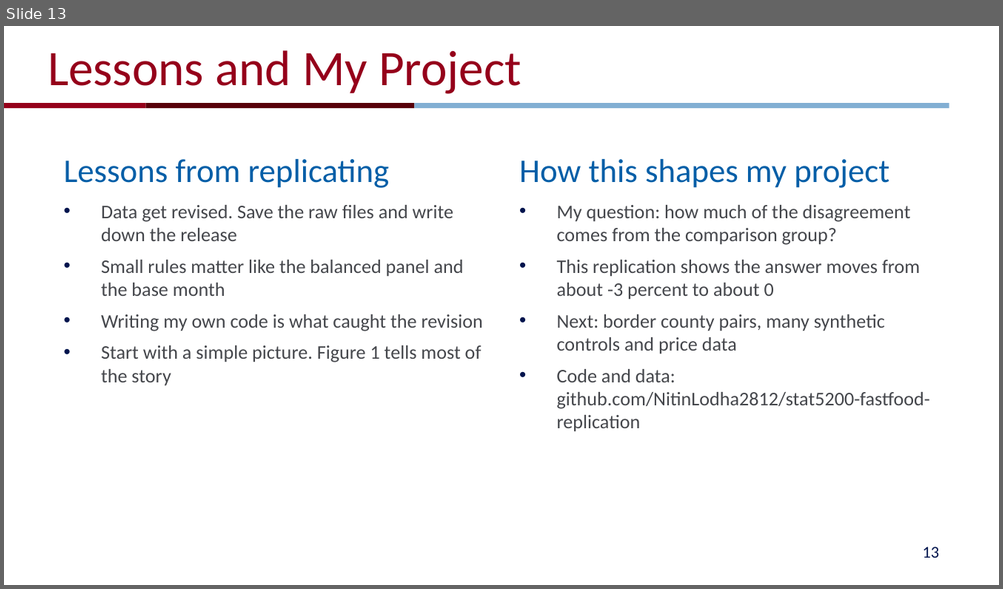
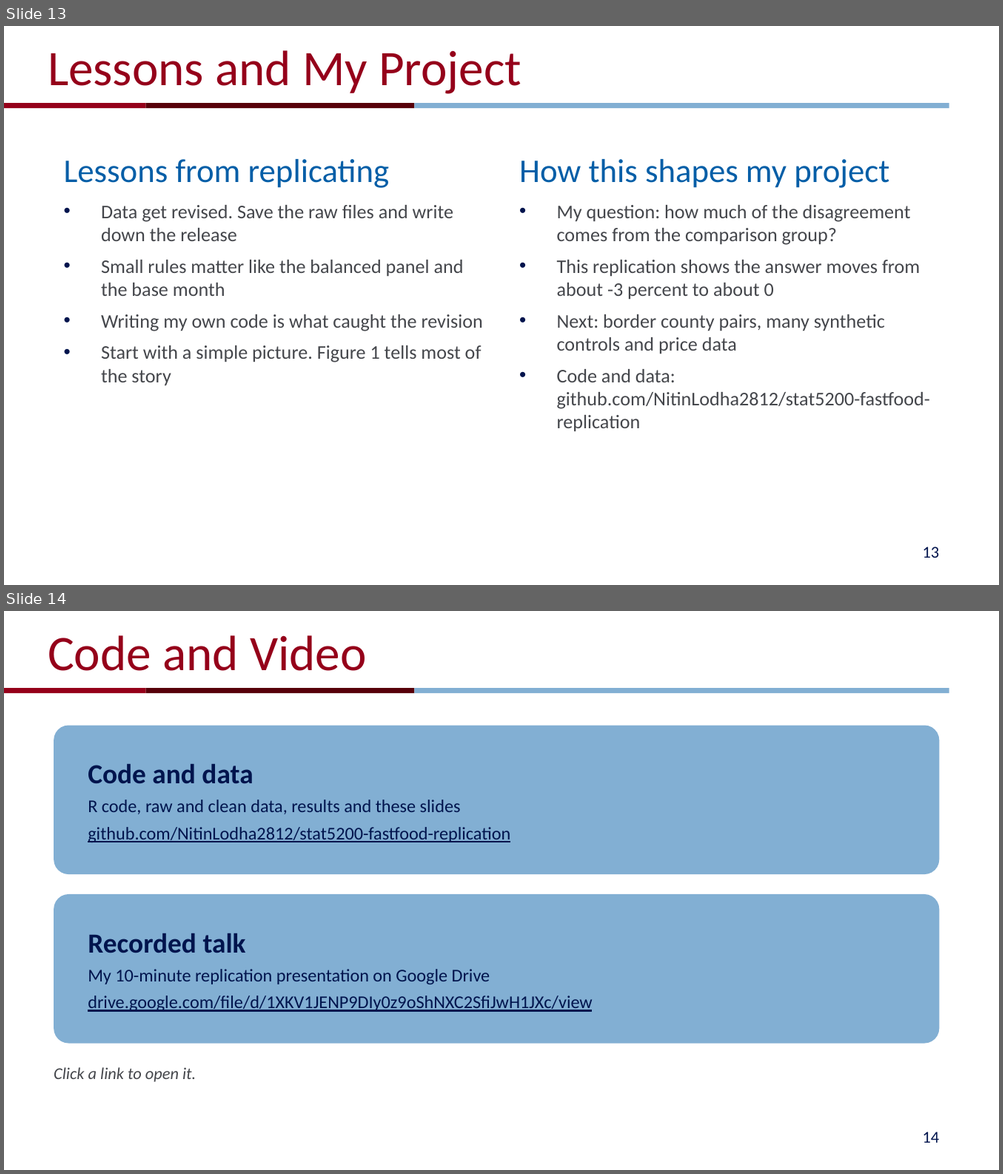
Before and after one commit to NitinLodha2812/stat5200-fastfood-replication, a slide deck: presentation/replication_presentation.pptx. Shown one above the other, each under a label of ours: slide 13 before the commit, slides 13 and 14 after it. The pictures are 1003x589 and 1003x1174 pixels, drawn with LibreOffice and Linux fonts; fonts in the diff are those of the drawing; background and template pictures are left out. Boxes give left, top, right and bottom in pixels: in the first picture for what was removed or moved away, otherwise in the second. Text is boxed around its words. In the diff, an @@ line names an element or a change of style, - is before the commit and + after.

Commit message:
Add a final slide with the code and video links

```diff
--- a/presentation/replication_presentation.pptx
+++ b/presentation/replication_presentation.pptx
@@ slide 14 added at [4, 611, 999, 1170], background #FFFFFF; not listed: 3 template elements that a slide beside it also shows @@
@@ title added at [48, 635, 367, 671], 36 pt, text #95001A @@
+Code and Video
@@ rounded rectangle added at [54, 726, 939, 874], fill #82AFD3, 13 pt, text #00144D, underline @@
+Code and data
+R code, raw and clean data, results and these slides
+github.com/NitinLodha2812/stat5200-fastfood-replication
@@ rounded rectangle added at [54, 894, 939, 1044], fill #82AFD3, 13 pt, text #00144D, underline @@
+Recorded talk
+My 10-minute replication presentation on Google Drive
+drive.google.com/file/d/1XKV1JENP9DIy0z9oShNXC2SfiJwH1JXc/view
@@ text added at [54, 1068, 196, 1082], 12 pt, text #44464B, italic @@
+Click a link to open it.
@@ page number added at [922, 1132, 939, 1143], 12 pt, text #00144D @@
+14
```
